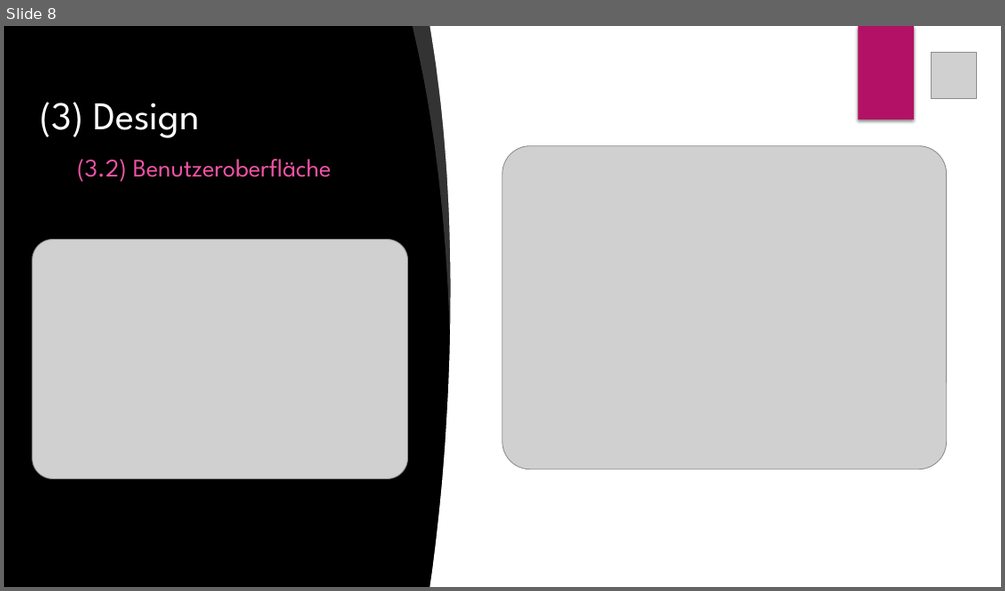
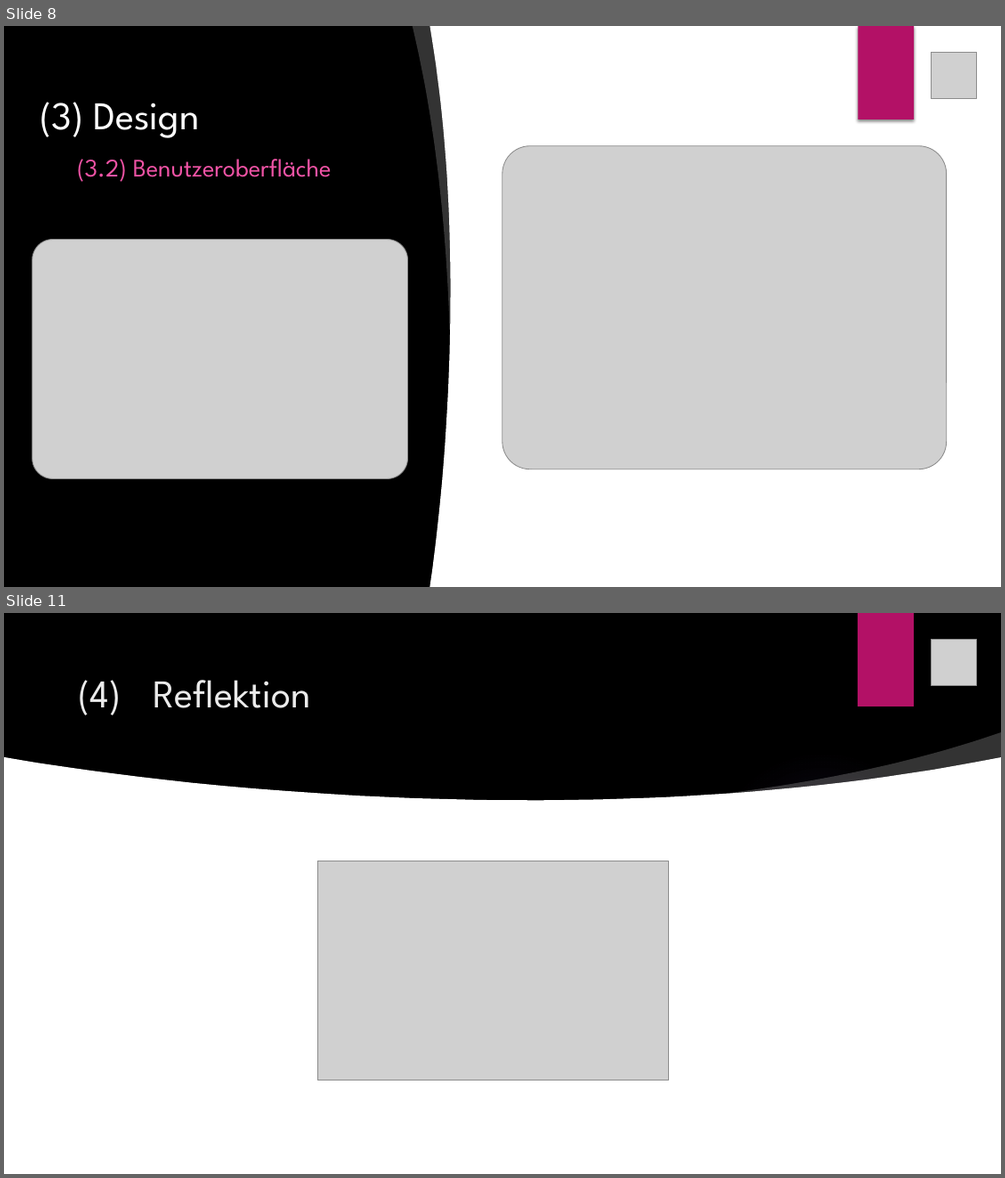
Before and after one commit to hejo221/swt20w37, a slide deck: LaBouteillePräsentation/LaBouteille.pptx. Shown one above the other, each under a label of ours: slide 8 before the commit, slides 8 and 11 after it; the slides between them are not shown. The pictures are 1005x591 and 1005x1178 pixels, drawn with LibreOffice and Linux fonts; fonts in the diff are those of the drawing; grey boxes stand for pictures; background and template pictures are left out. Boxes give left, top, right and bottom in pixels: in the first picture for what was removed or moved away, otherwise in the second. Text is boxed around its words. In the diff, an @@ line names an element or a change of style, - is before the commit and + after.

```diff
--- a/LaBouteillePräsentation/LaBouteille.pptx
+++ b/LaBouteillePräsentation/LaBouteille.pptx
@@ slide 11 added at bbox=[4, 613, 1001, 1174], background picture (left out); not listed: 1 template element that a slide beside it also shows @@
@@ picture added at bbox=[931, 639, 977, 685] @@
@@ title added at bbox=[79, 680, 311, 715], 37.8 pt, text #EBEBEB @@
+(4) Reflektion
@@ freeform shape added at bbox=[718, 732, 1001, 800], fill #FFFFFF at 20% opacity @@
@@ freeform shape added at bbox=[4, 757, 1001, 986], fill #FFFFFF @@
@@ ellipse added at bbox=[708, 750, 938, 981], fill gradient #9B6BF2 @@
@@ picture added at bbox=[317, 861, 669, 1080] @@
@@ rectangle added at bbox=[4, 933, 1001, 1174], fill #FFFFFF @@
```
Also in this commit, not shown: 3 slides changed, 2 other slides added, 14 slides removed, 4 other files.
